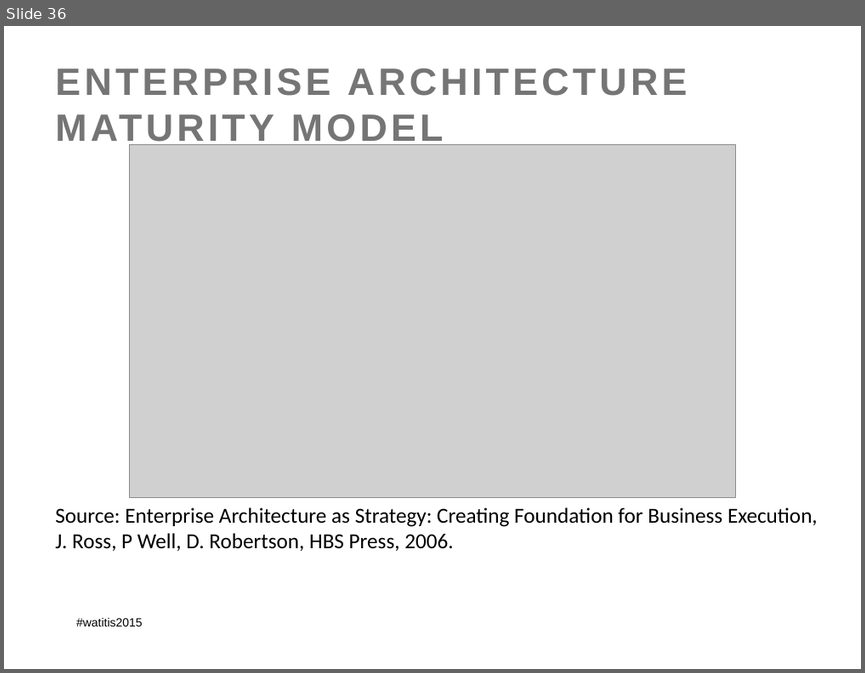
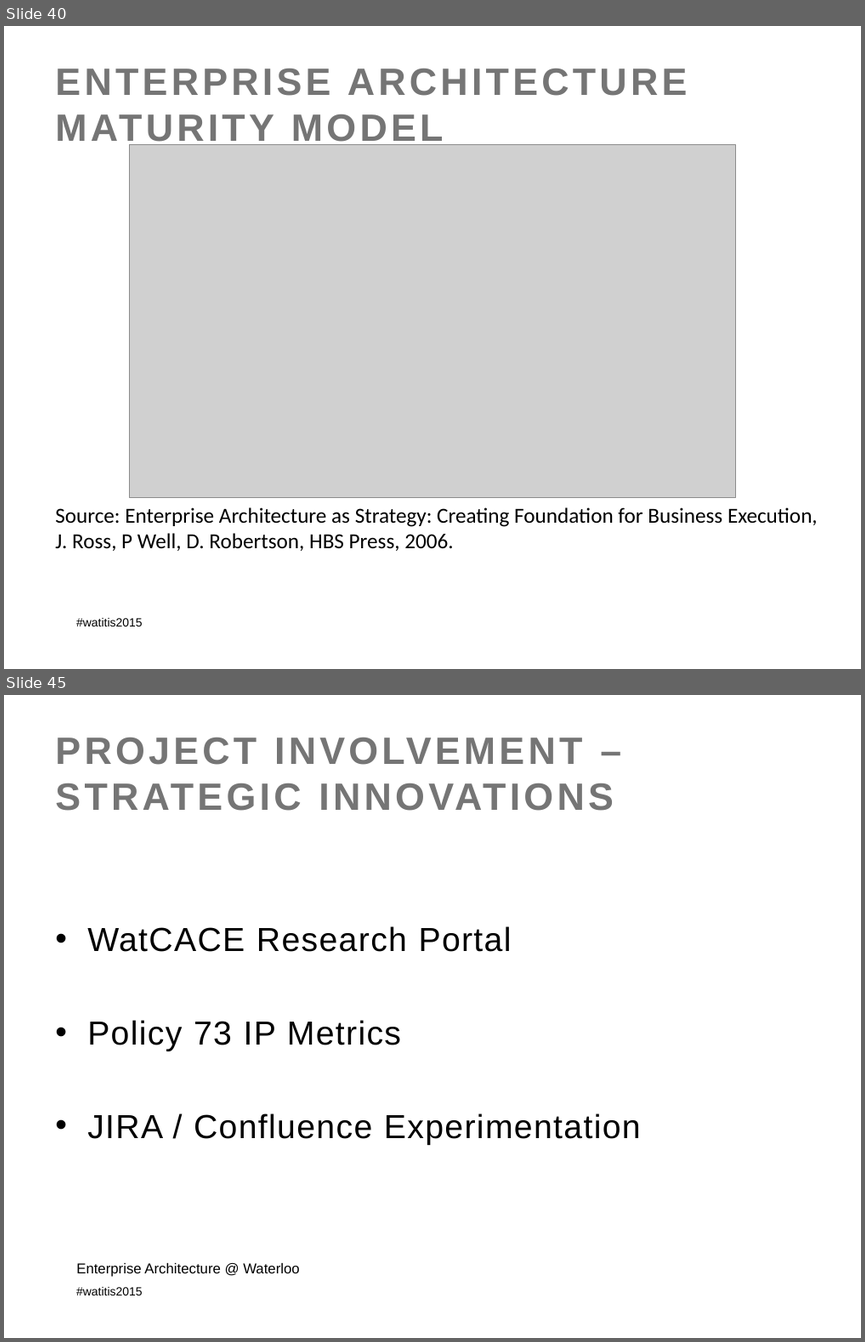
Before and after one commit to colinbellCA/presentation-istea-watitis2015, a slide deck: ISTEA-WatITis2015.pptx. Shown one above the other, each under a label of ours: slide 36 before the commit, slides 40 and 45 after it; the slides between them are not shown. The pictures are 865x673 and 865x1342 pixels, drawn with LibreOffice and Linux fonts; fonts in the diff are those of the drawing; grey boxes stand for pictures; background and template pictures are left out. Boxes give left, top, right and bottom in pixels: in the first picture for what was removed or moved away, otherwise in the second. Text is boxed around its words. In the diff, an @@ line names an element or a change of style, - is before the commit and + after.

```diff
--- a/ISTEA-WatITis2015.pptx
+++ b/ISTEA-WatITis2015.pptx
@@ slide 45 added at box(4, 695, 861, 1338), background picture (left out); not listed: 1 template element that a slide beside it also shows @@
@@ title added at box(55, 737, 613, 811), 32 pt, text #757575, bold @@
+PROJECT INVOLVEMENT –
+STRATEGIC INNOVATIONS
@@ text added at box(87, 926, 641, 1145), 28 pt, text #000000 @@
+• WatCACE Research Portal
+• Policy 73 IP Metrics
+• JIRA / Confluence Experimentation
@@ text added at box(76, 1263, 300, 1276), 12 pt, text #000000 @@
+Enterprise Architecture @ Waterloo
@@ what was slide 36 is now slide 40 @@
```
Also in this commit, not shown: 4 slides changed, 12 other slides added, 1 slide removed, 4 other files.
